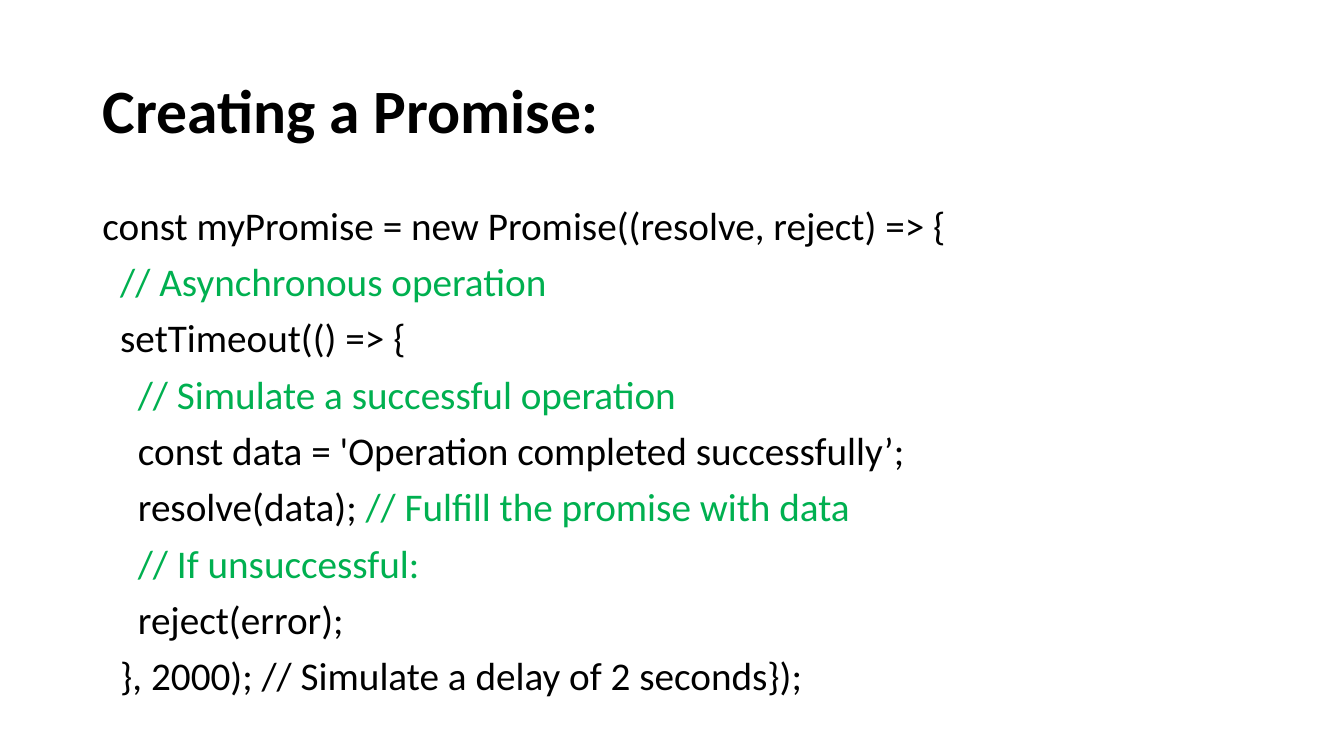
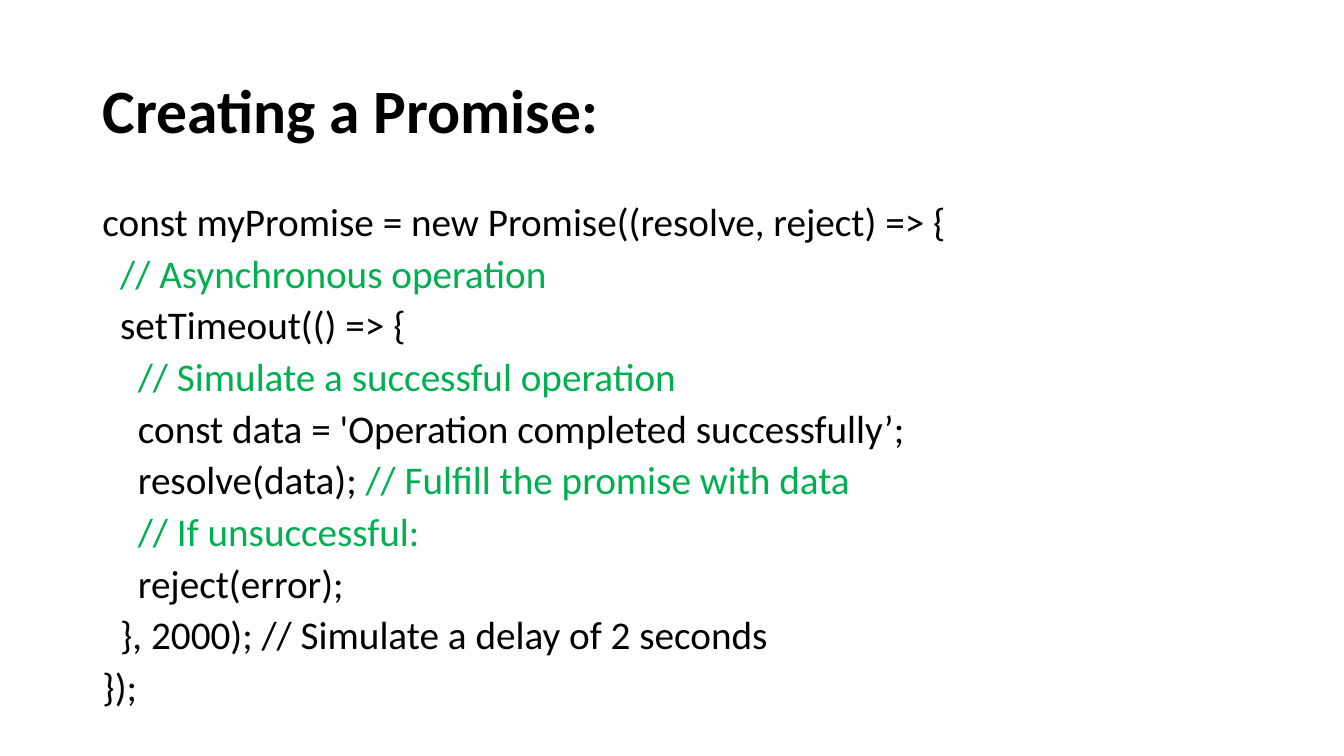
Before and after one commit to SethLK/JavaScript-Wizard-Course-for-Beginners, a slide deck: slide 65 of JavaScript Master Course for Beginners.pptx (slide 64 before the commit). Drawn at 1344x756 pixels with LibreOffice and Linux fonts; fonts in the diff are those of the drawing. Boxes give left, top, right and bottom in pixels: in the first picture for what was removed or moved away, otherwise in the second. Text is boxed around its words. In the diff, an @@ line names an element or a change of style, - is before the commit and + after.

Commit message:
Promise done

```diff
--- a/JavaScript Master Course for Beginners.pptx
+++ b/JavaScript Master Course for Beginners.pptx
@@ text at [102,207,904,605]: line spacing 0.9 to 0.8 @@
@@ text at [151,620,767,656]: text changed @@
-}, 2000); // Simulate a delay of 2 seconds});
+}, 2000); // Simulate a delay of 2 seconds
+});
```
Also in this commit, not shown: 1 other slide changed, 1 slide added, 2 other files.
